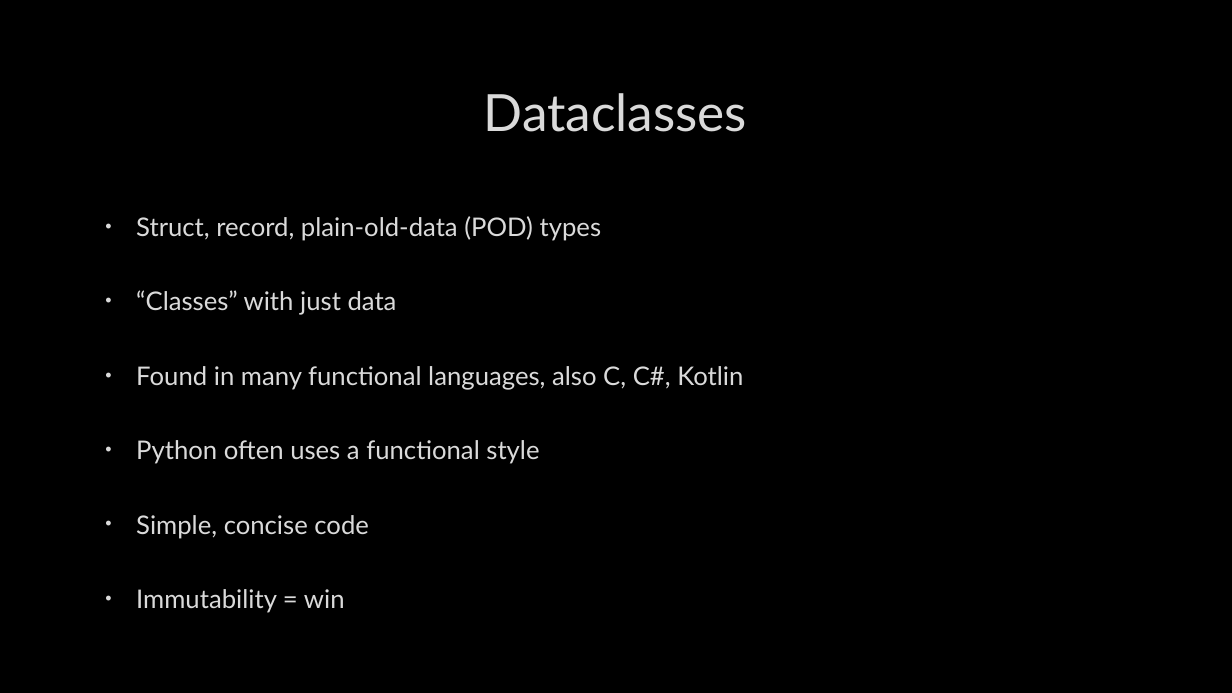
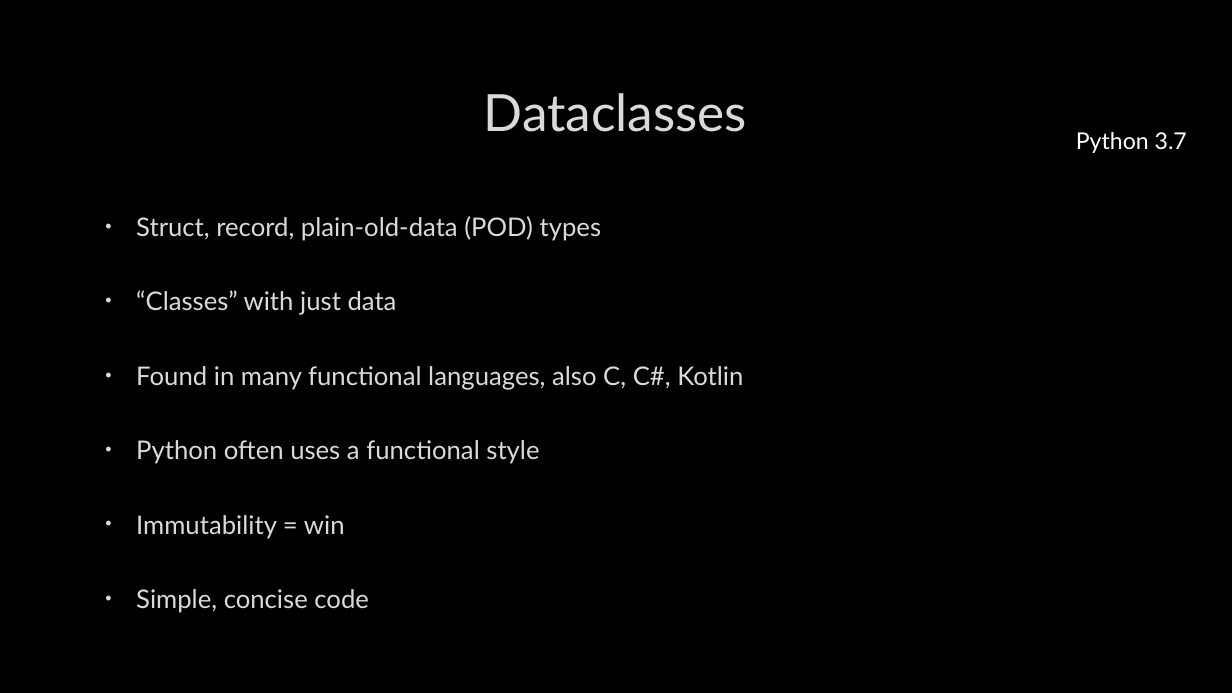
Before and after one commit to MC-DeltaT/PythonFromAltUniverses, a slide deck: slide 7 of Slides.pptx (slide 5 before the commit). Drawn at 1232x693 pixels with LibreOffice and Linux fonts; fonts in the diff are those of the drawing; background and template pictures are left out. Boxes give left, top, right and bottom in pixels: in the first picture for what was removed or moved away, otherwise in the second. Text is boxed around its words. In the diff, an @@ line names an element or a change of style, - is before the commit and + after.

```diff
--- a/Slides.pptx
+++ b/Slides.pptx
@@ text added at (1076,132,1187,153), 18 pt, text #FFFFFF @@
+Python 3.7
@@ text at (136,515,345,539): paragraph added @@
+• Immutability = win
@@ text at (136,589,345,613): paragraph removed @@
-• Immutability = win
```
Also in this commit, not shown: 8 other slides changed, 2 slides removed, 5 other files.
